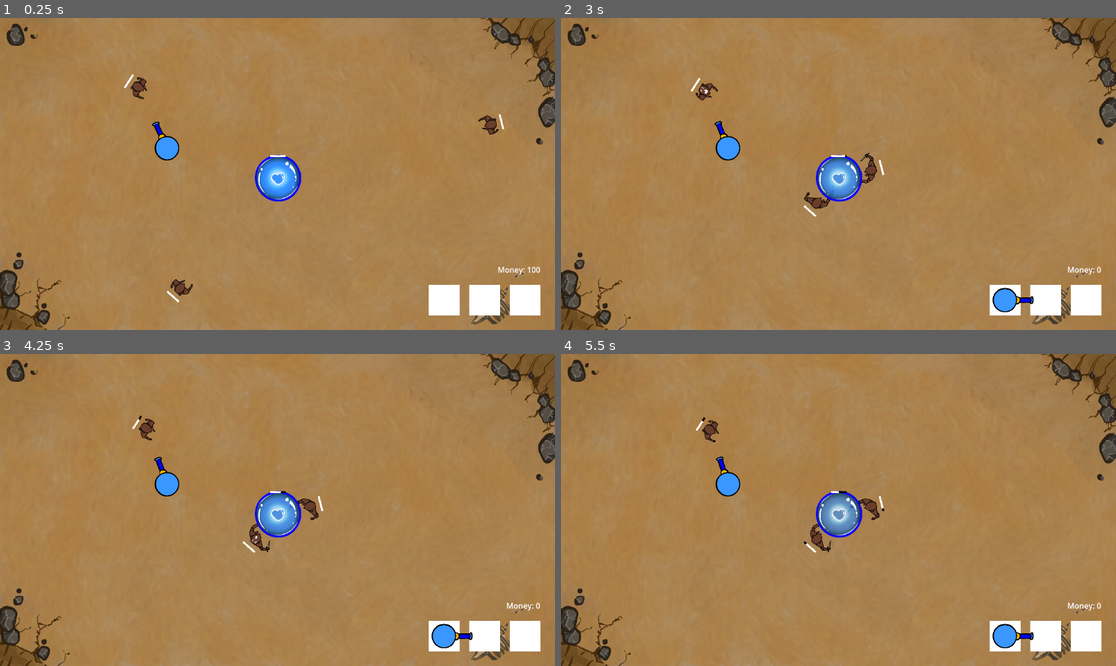
Above: before the commit, frames 1-4 (two rows, left to right).
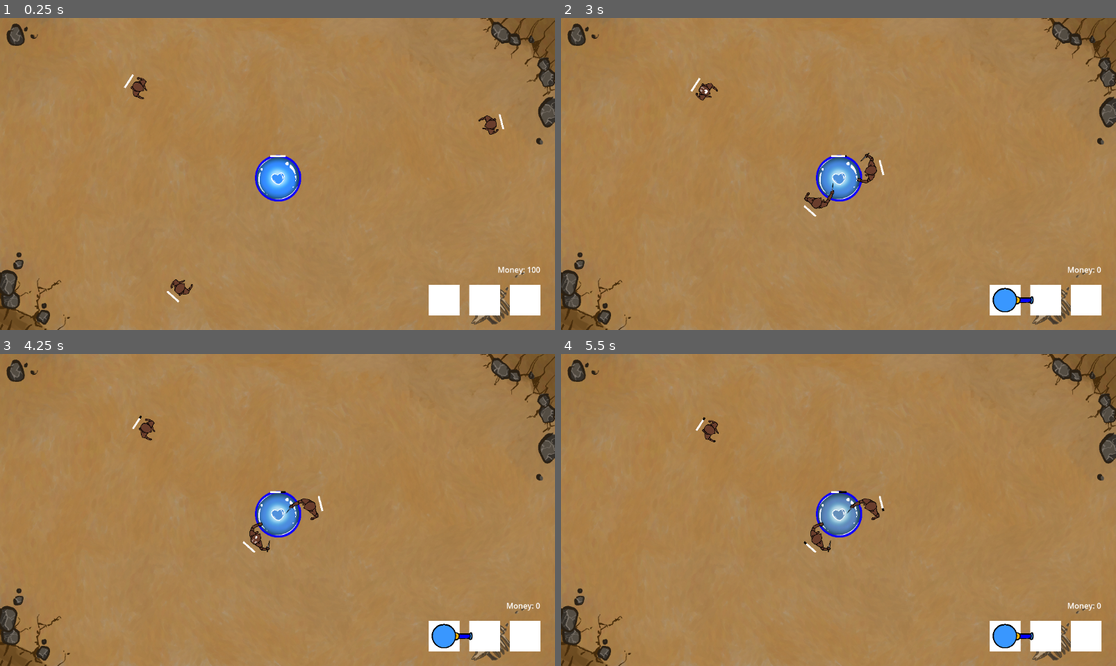
Above: after the commit, the same moments.

Repository: PNP-Gamejam/ggj2025-bubbles
Game: Godot game, scene res://main.tscn
Same seed, same stepped clock (60 frames per second), same inputs: the game is played once before the commit and once after it.
Inputs (mouse positions are in pixels of both pictures, inside the frame that each line leads up to):
- Up to frame 1 (0.25 s): no input
- Up to frame 2 (3 s): click (1005, 298) at 0.5 s; click (1005, 298) at 1.25 s; click (1005, 298) at 2 s; move the mouse to (705, 89) at 2.77 s; press the mouse at (705, 89) at 2.78 s
- Up to frame 3 (4.25 s): move the mouse to (255, 538) at 3.52 s; release the mouse at (255, 538) at 3.53 s; click (255, 538) at 3.6 s
- Up to frame 4 (5.5 s): tap Enter at 4.25 s; move the mouse to (871, 506) at 4.27 s; press the mouse at (871, 506) at 4.28 s; move the mouse to (810, 572) at 5.02 s; release the mouse at (810, 572) at 5.03 s; click (810, 572) at 5.1 s

The runs differ from the first frame. In frame 1, 0.3% of the frame differs, in the area x 27-33%, y 33-46%; in frame 2, 0.4%; in frame 3, 0.4%; in frame 4, 0.4%, in the area x 25-54%, y 20-56%.

Commit message:
money drop, place_sentry action

Diff:
--- a/base.gd
+++ b/base.gd
@@ -8,7 +8,6 @@
 	_attackable.max_hp = hp
 	_attackable.died.connect(func(): print("game_over"))
 	_attackable.hp_changed.connect(func():
-		print("attacked, hp now at: %d" % _attackable.hp)
 		if _attackable.hp > 0:
 			animated_sprite.frame = _attackable.max_hp / _attackable.hp
 	)
--- a/main.gd
+++ b/main.gd
@@ -4,15 +4,16 @@
 const SENTRY_SPRITE = preload("res://assets/Sentries-AT1.png")
 const SENTRY = preload("res://sentry.tscn")
 
+var money := 100
+
 @onready var placeholder: Sprite2D = %Placeholder
 @onready var sentry_button: TextureButton = %SentryButton
 @onready var money_label: Label = %MoneyLabel
 
-var money := 100
-
 var on_click := func(): pass
 
 func _ready() -> void:
+	GlobalBus.money_dropped.connect(func(amount:float): money += amount)
 	sentry_button.pressed.connect(func():
 		if money >= 50:
 			placeholder.texture = SENTRY_SPRITE
@@ -23,7 +24,7 @@
 
 
 func _input(event: InputEvent) -> void:
-	if event.is_action_pressed("click_attack"):
+	if event.is_action_pressed("place_sentry"):
 		on_click.call()
 		on_click = func(): pass
 		placeholder.texture = null
--- a/main.tscn
+++ b/main.tscn
@@ -1,11 +1,10 @@
-[gd_scene load_steps=13 format=3 uid="uid://dope7ywd57rhn"]
+[gd_scene load_steps=12 format=3 uid="uid://dope7ywd57rhn"]
 
 [ext_resource type="Script" path="res://main.gd" id="1_ac088"]
 [ext_resource type="PackedScene" uid="uid://cw557oc4ju5no" path="res://monster.tscn" id="1_vvtl6"]
 [ext_resource type="PackedScene" uid="uid://tbcd247fin7t" path="res://base.tscn" id="2_g7t2p"]
 [ext_resource type="Script" path="res://damage_clicker.gd" id="3_1wouj"]
 [ext_resource type="PackedScene" uid="uid://bohl7r3rctjnj" path="res://damage_stacker.tscn" id="4_n3h7q"]
-[ext_resource type="PackedScene" uid="uid://bmbew5t3hprmb" path="res://sentry.tscn" id="5_sykte"]
 [ext_resource type="Texture2D" uid="uid://8x2yqsh3qtf7" path="res://assets/Bg. jpg.jpg" id="6_x3iyv"]
 [ext_resource type="Script" path="res://placeholder.gd" id="7_ttnha"]
 
@@ -25,6 +24,9 @@
 [node name="Main" type="Node2D"]
 script = ExtResource("1_ac088")
 
+[node name="Base" parent="." instance=ExtResource("2_g7t2p")]
+position = Vector2(611, 306)
+
 [node name="Monster" parent="." instance=ExtResource("1_vvtl6")]
 position = Vector2(33, -71)
 
@@ -36,25 +38,22 @@
 position = Vector2(1562, 65)
 SPEED = 300.0
 
-[node name="Base" parent="." instance=ExtResource("2_g7t2p")]
-position = Vector2(611, 306)
-
 [node name="DamageClicker" type="Node" parent="." groups=["damage_clicker"]]
 script = ExtResource("3_1wouj")
 DAMAGE_STACKER = ExtResource("4_n3h7q")
 
-[node name="Sentry" parent="." instance=ExtResource("5_sykte")]
-position = Vector2(150, 180)
-
-[node name="CanvasLayer" type="CanvasLayer" parent="."]
+[node name="UI" type="CanvasLayer" parent="."]
 layer = -1
 
-[node name="BG" type="TextureRect" parent="CanvasLayer"]
-offset_right = 40.0
-offset_bottom = 40.0
+[node name="BG" type="TextureRect" parent="UI"]
+anchors_preset = 15
+anchor_right = 1.0
+anchor_bottom = 1.0
+grow_horizontal = 2
+grow_vertical = 2
 texture = ExtResource("6_x3iyv")
 
-[node name="UI" type="Control" parent="CanvasLayer"]
+[node name="UI" type="Control" parent="UI"]
 layout_mode = 3
 anchors_preset = 15
 anchor_right = 1.0
@@ -63,7 +62,7 @@
 grow_vertical = 2
 mouse_filter = 2
 
-[node name="VBoxContainer" type="VBoxContainer" parent="CanvasLayer/UI"]
+[node name="VBoxContainer" type="VBoxContainer" parent="UI/UI"]
 layout_mode = 1
 anchors_preset = -1
 anchor_left = 1.0
@@ -76,31 +75,31 @@
 grow_vertical = 0
 theme_override_constants/separation = 20
 
-[node name="MoneyLabel" type="Label" parent="CanvasLayer/UI/VBoxContainer"]
+[node name="MoneyLabel" type="Label" parent="UI/UI/VBoxContainer"]
 unique_name_in_owner = true
 layout_mode = 2
 text = "Money: xxx"
 horizontal_alignment = 2
 
-[node name="HBoxContainer" type="HBoxContainer" parent="CanvasLayer/UI/VBoxContainer"]
+[node name="HBoxContainer" type="HBoxContainer" parent="UI/UI/VBoxContainer"]
 layout_mode = 2
 theme_override_constants/separation = 20
 alignment = 2
 
-[node name="SentryButton" type="TextureButton" parent="CanvasLayer/UI/VBoxContainer/HBoxContainer"]
+[node name="SentryButton" type="TextureButton" parent="UI/UI/VBoxContainer/HBoxContainer"]
 unique_name_in_owner = true
 layout_mode = 2
 texture_normal = SubResource("GradientTexture2D_ug6pl")
 
-[node name="TextureRect2" type="TextureRect" parent="CanvasLayer/UI/VBoxContainer/HBoxContainer"]
+[node name="TextureRect2" type="TextureRect" parent="UI/UI/VBoxContainer/HBoxContainer"]
 layout_mode = 2
 texture = SubResource("GradientTexture2D_34c6i")
 
-[node name="TextureRect3" type="TextureRect" parent="CanvasLayer/UI/VBoxContainer/HBoxContainer"]
+[node name="TextureRect3" type="TextureRect" parent="UI/UI/VBoxContainer/HBoxContainer"]
 layout_mode = 2
 texture = SubResource("GradientTexture2D_34c6i")
 
-[node name="Placeholder" type="Sprite2D" parent="CanvasLayer"]
+[node name="Placeholder" type="Sprite2D" parent="UI"]
 unique_name_in_owner = true
 modulate = Color(1, 1, 1, 0.286275)
 scale = Vector2(0.5, 0.5)
--- a/monster.gd
+++ b/monster.gd
@@ -4,6 +4,7 @@
 @export var attack_cooldown := 1.0
 @export var hp := 55
 @export var SPEED := 300.0
+@export var bounty := 50
 
 @onready var _attackable: Attackable = $Attackable
 @onready var _attacker: Attacker = $Attacker
@@ -17,6 +18,7 @@
 	_attackable.hp = hp
 	_attackable.died.connect(func():
 		animated_sprite.play("death")
+		GlobalBus.money_dropped.emit(bounty)
 		await get_tree().create_timer(3.0).timeout
 		queue_free()
 	)
--- a/monster.tscn
+++ b/monster.tscn
@@ -56,7 +56,7 @@
 shader_parameter/hp = 10.0
 shader_parameter/max_hp = 10.0
 
-[node name="Monster" type="Node2D"]
+[node name="Skinny" type="Node2D"]
 script = ExtResource("1_t7yji")
 SPEED = 10.0
 metadata/_edit_vertical_guides_ = [1155.0]
--- a/project.godot
+++ b/project.godot
@@ -15,6 +15,10 @@
 config/features=PackedStringArray("4.3", "GL Compatibility")
 config/icon="res://icon.svg"
 
+[autoload]
+
+GlobalBus="*res://scripts/global_bus.gd"
+
 [global_group]
 
 base=""
@@ -28,6 +32,11 @@
 "events": [null, Object(InputEventMouseButton,"resource_local_to_scene":false,"resource_name":"","device":-1,"window_id …(259 unchanged characters)…
 ]
 }
+place_sentry={
+"deadzone": 0.5,
+"events": [null, Object(InputEventMouseButton,"resource_local_to_scene":false,"resource_name":"","device":-1,"window_id":0,"alt_pressed":false,"shift_pressed":false,"ctrl_pressed":false,"meta_pressed":false,"button_mask":0,"position":Vector2(0, 0),"global_position":Vector2(0, 0),"factor":1.0,"button_index":1,"canceled":false,"pressed":false,"double_click":false,"script":null)
+]
+}
 
 [rendering]
 
--- /dev/null
+++ b/scripts/global_bus.gd
@@ -0,0 +1,3 @@
+extends Node
+
+signal money_dropped(amount: float)
